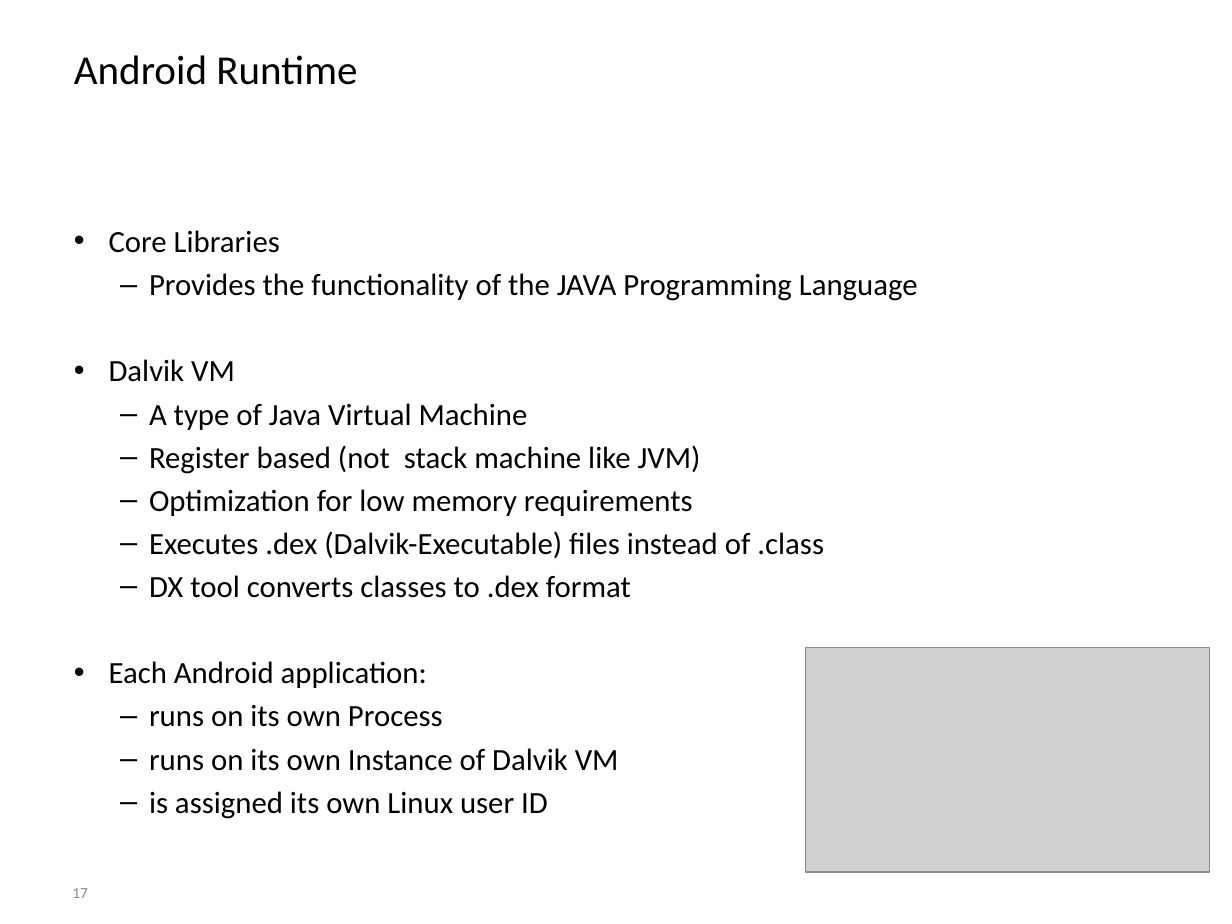
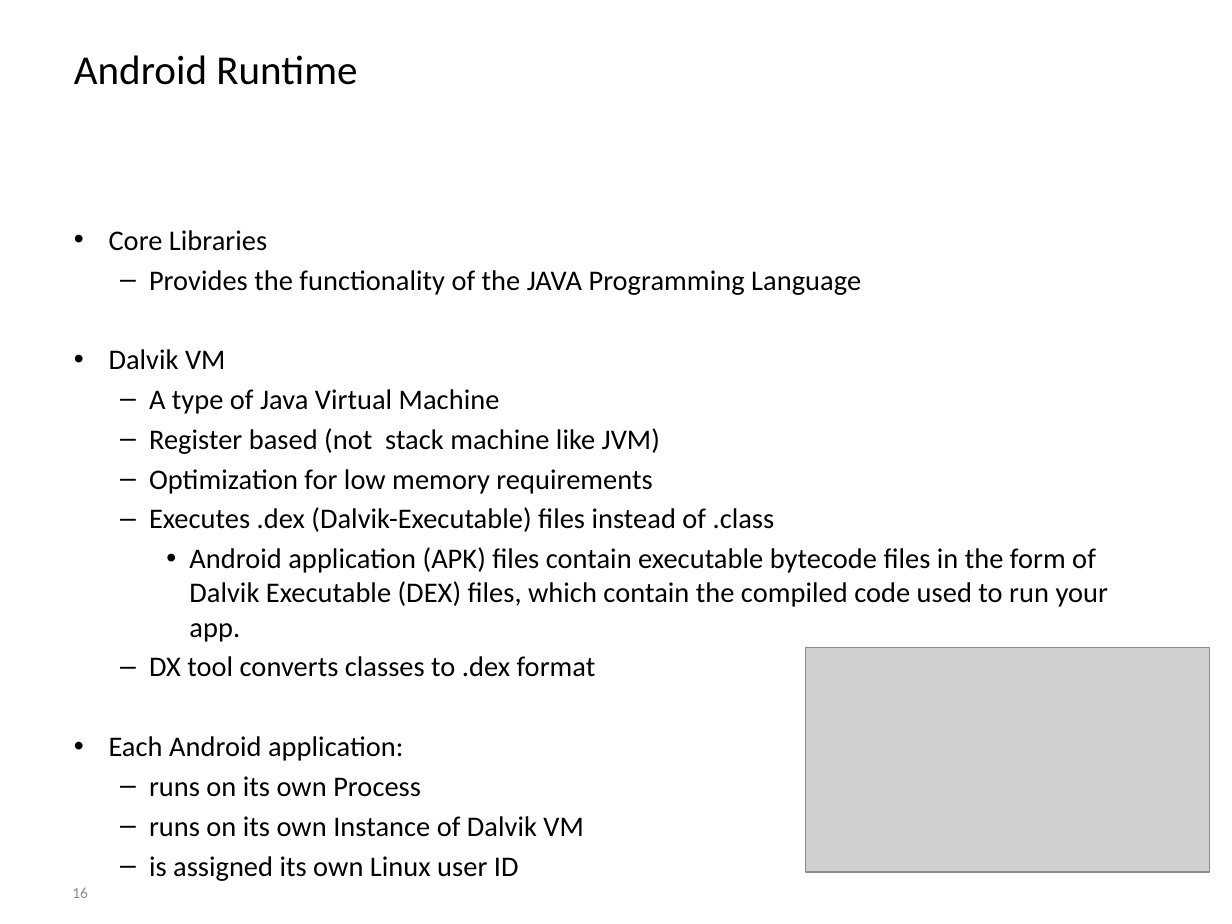
Before and after one commit to BioBoost/android_development_course, a slide deck: slide 16 of slides/chapter1_getting_started.pptx (slide 17 before the commit). Drawn at 1232x924 pixels with LibreOffice and Linux fonts; fonts in the diff are those of the drawing; grey boxes stand for pictures; background and template pictures are left out. Boxes give left, top, right and bottom in pixels: in the first picture for what was removed or moved away, otherwise in the second. Text is boxed around its words. In the diff, an @@ line names an element or a change of style, - is before the commit and + after.

Commit message:
Slides on android based on book

```diff
--- a/slides/chapter1_getting_started.pptx
+++ b/slides/chapter1_getting_started.pptx
@@ text at box(109, 230, 861, 837): size 18 to 16.6 pt in "Core Libraries", "Provides the functionality of the JAVA Programming ...", "Dalvik VM", "A type of Java Virtual Machine" and 8 more places @@
@@ text at box(189, 547, 1108, 642): paragraph added @@
+    • Android application (APK) files contain executable bytecode files in the form of Dalvik Executable (DEX) files, which contain the compiled code used to run your app.
@@ page number at box(72, 887, 88, 898): text changed @@
-17
+16
```
Also in this commit, not shown: 3 other slides changed, 1 slide removed, 6 other files.
